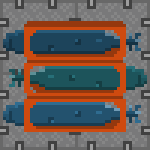
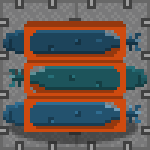
Layered file, before and after one edit (w=150, h=150). Changes by layer:
added layer "Layer 1" (54%) in group "torpedoRack_01.png" over <box>9,117,138,144</box>
